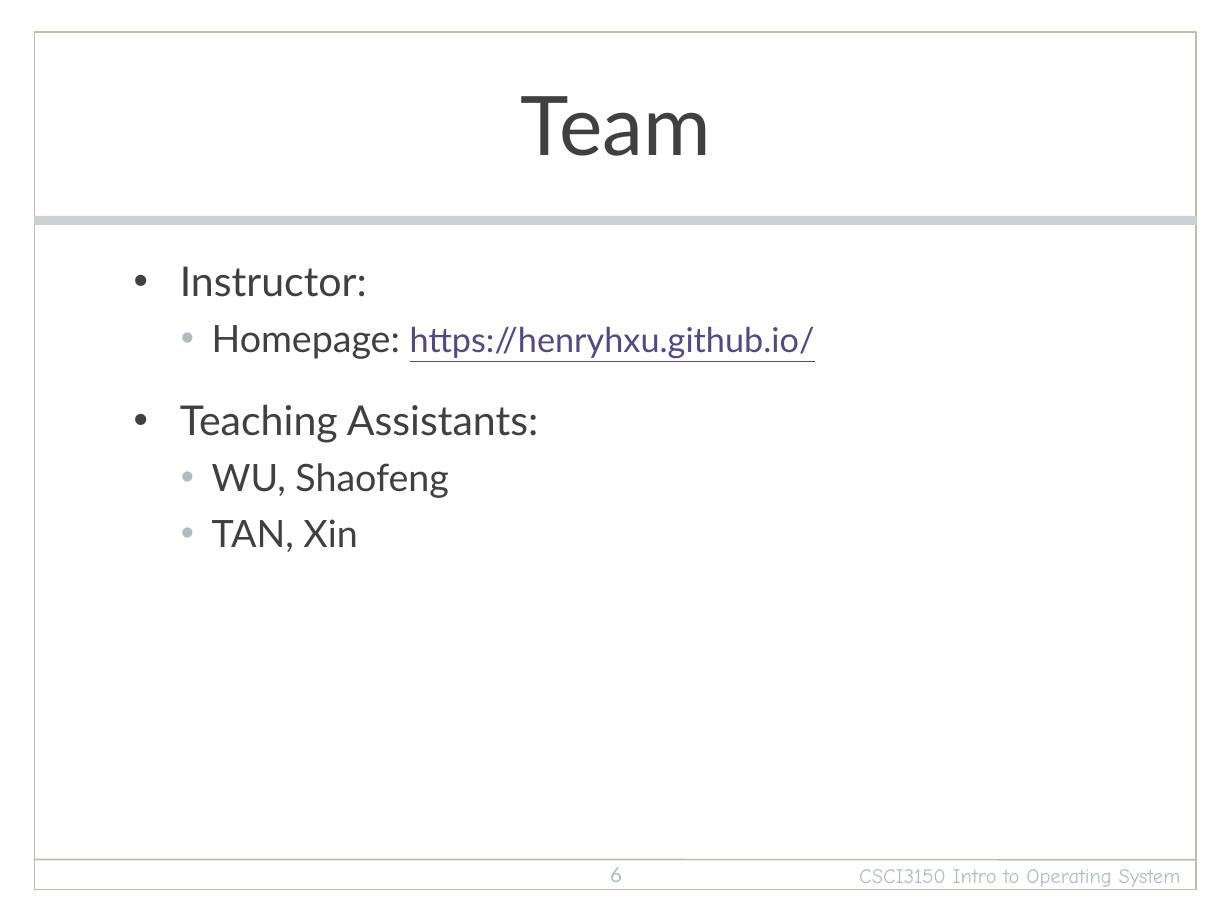
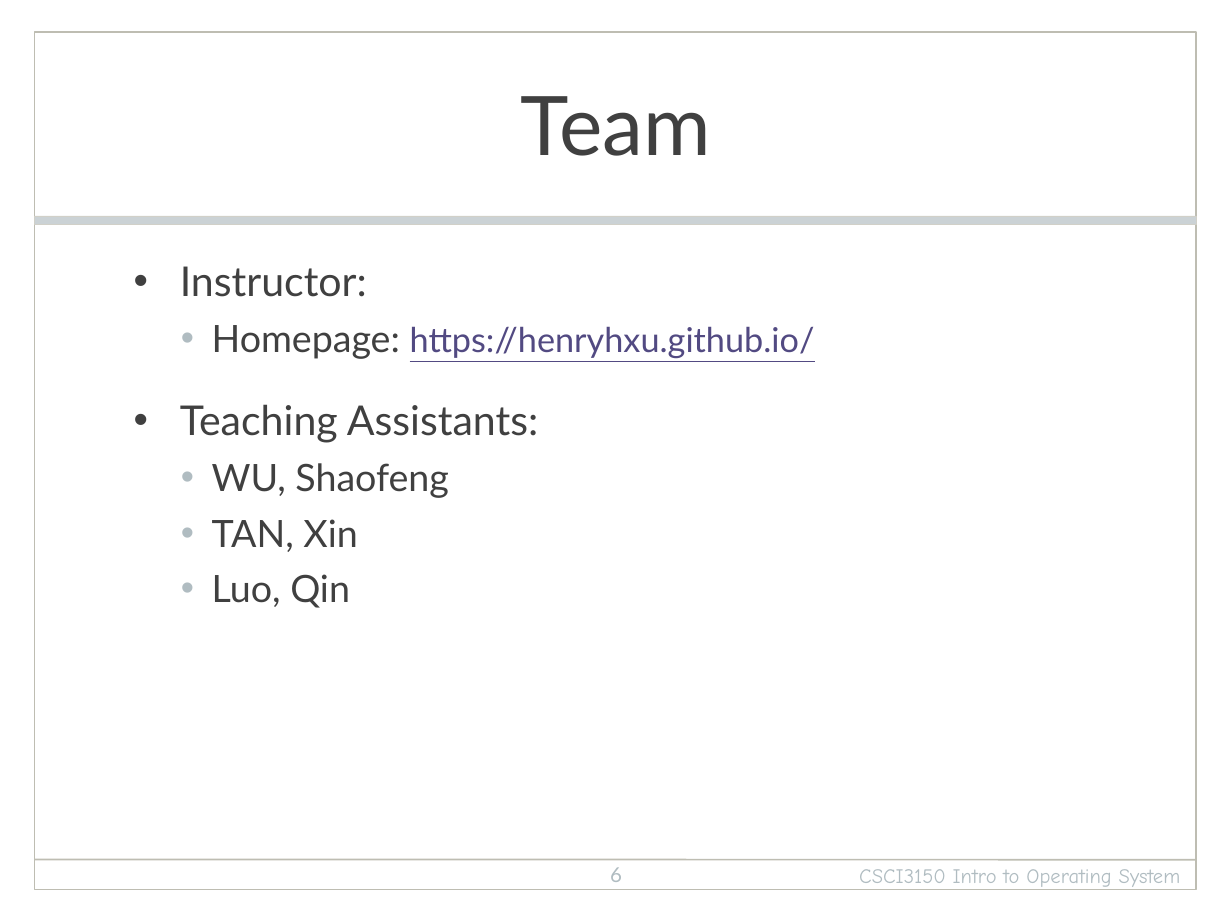
Before and after one commit to henryhxu/CSCI3150, a slide deck: slide 6 of lecture/lec1_intro.pptx. Drawn at 1232x924 pixels with LibreOffice and Linux fonts; fonts in the diff are those of the drawing; background and template pictures are left out. Boxes give left, top, right and bottom in pixels: in the first picture for what was removed or moved away, otherwise in the second. Text is boxed around its words. In the diff, an @@ line names an element or a change of style, - is before the commit and + after.

```diff
--- a/lecture/lec1_intro.pptx
+++ b/lecture/lec1_intro.pptx
@@ text at [212,574,350,608]: paragraph added @@
+  • Luo, Qin
```
Also in this commit, not shown: 2 other slides changed.
